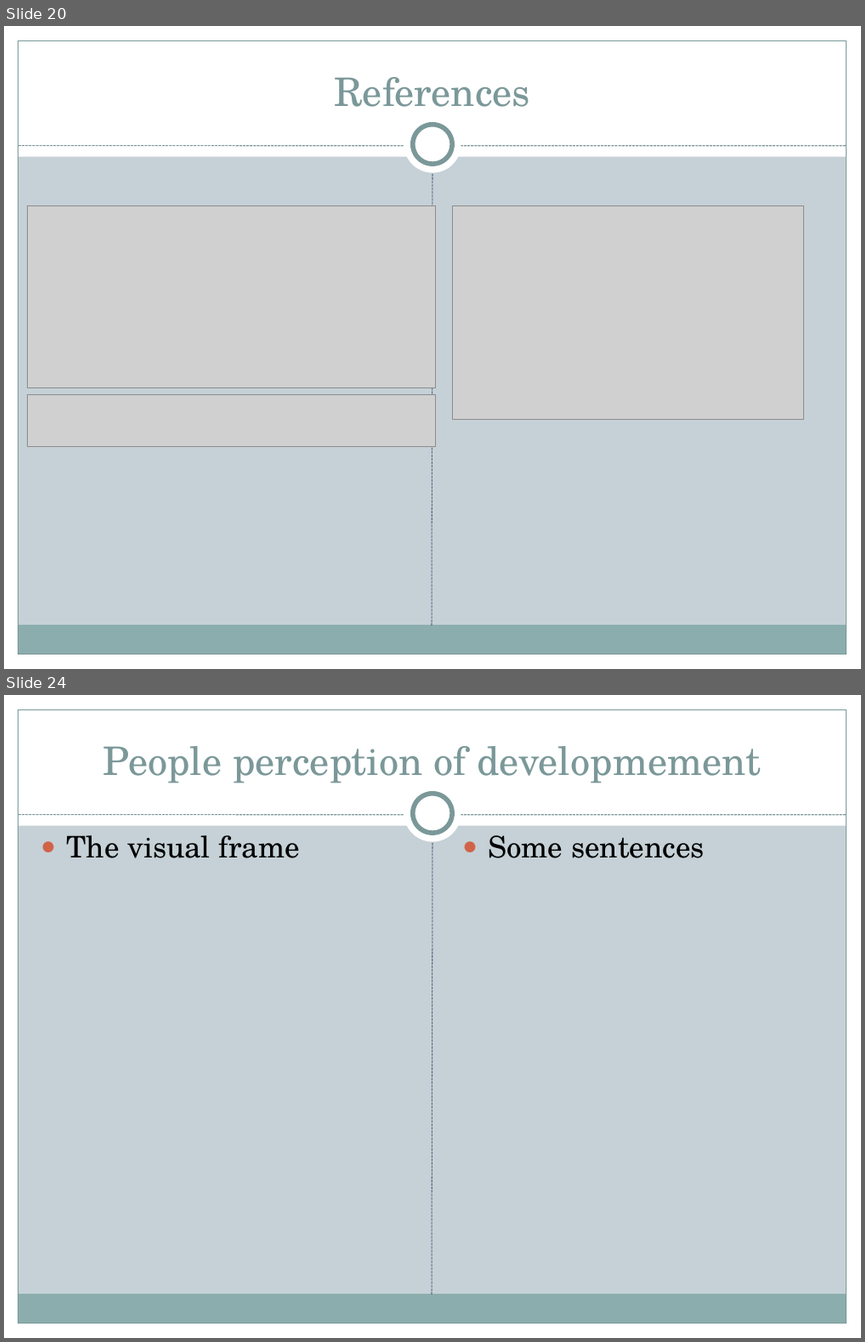
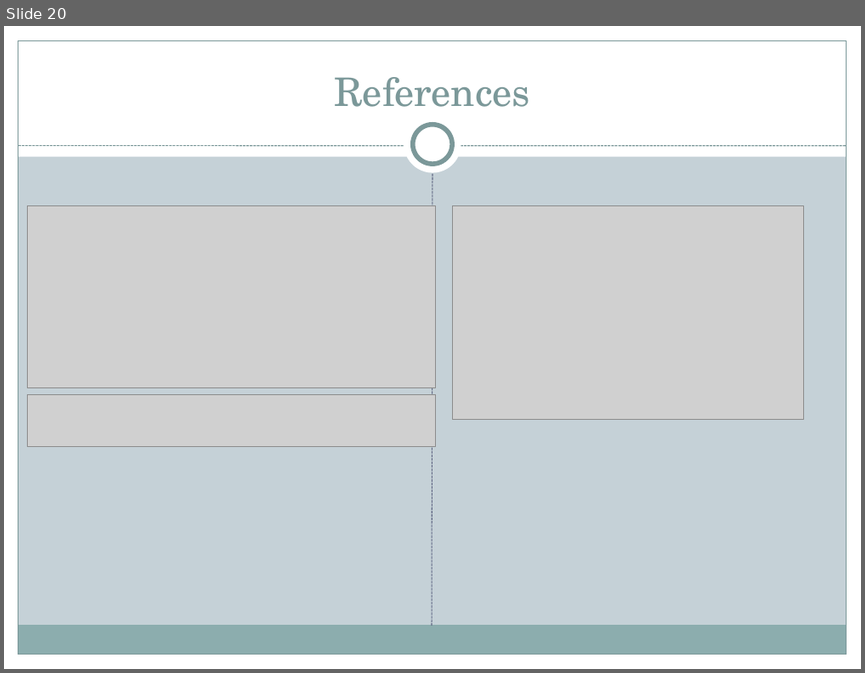
Before and after one commit to JusteRaimbault/MigrationDynamics, a slide deck: Docs/UrbanChina17/Communication/PRD_Agent_Based_Model_UCL.pptx. Shown one above the other, each under a label of ours: slides 20 and 24 before the commit, slide 20 after it; the slides between them are not shown. The pictures are 865x1342 and 865x673 pixels, drawn with LibreOffice and Linux fonts; fonts in the diff are those of the drawing; grey boxes stand for pictures; background and template pictures are left out. Boxes give left, top, right and bottom in pixels: in the first picture for what was removed or moved away, otherwise in the second. Text is boxed around its words. In the diff, an @@ line names an element or a change of style, - is before the commit and + after.

```diff
--- a/Docs/UrbanChina17/Communication/PRD_Agent_Based_Model_UCL.pptx
+++ b/Docs/UrbanChina17/Communication/PRD_Agent_Based_Model_UCL.pptx
@@ slide 24 removed at (x1=4, y1=695, x2=861, y2=1338), background #C5D1D7; not listed: 10 template elements that a slide beside it also shows @@
@@ title removed at (x1=103, y1=746, x2=760, y2=783) @@
-People perception of developmement
@@ text removed at (x1=66, y1=835, x2=300, y2=858) @@
-● The visual frame
@@ text removed at (x1=488, y1=835, x2=704, y2=858) @@
-● Some sentences
```
Also in this commit, not shown: 1 slide changed, 1 slide added, 7 other slides removed, 19 other files.
